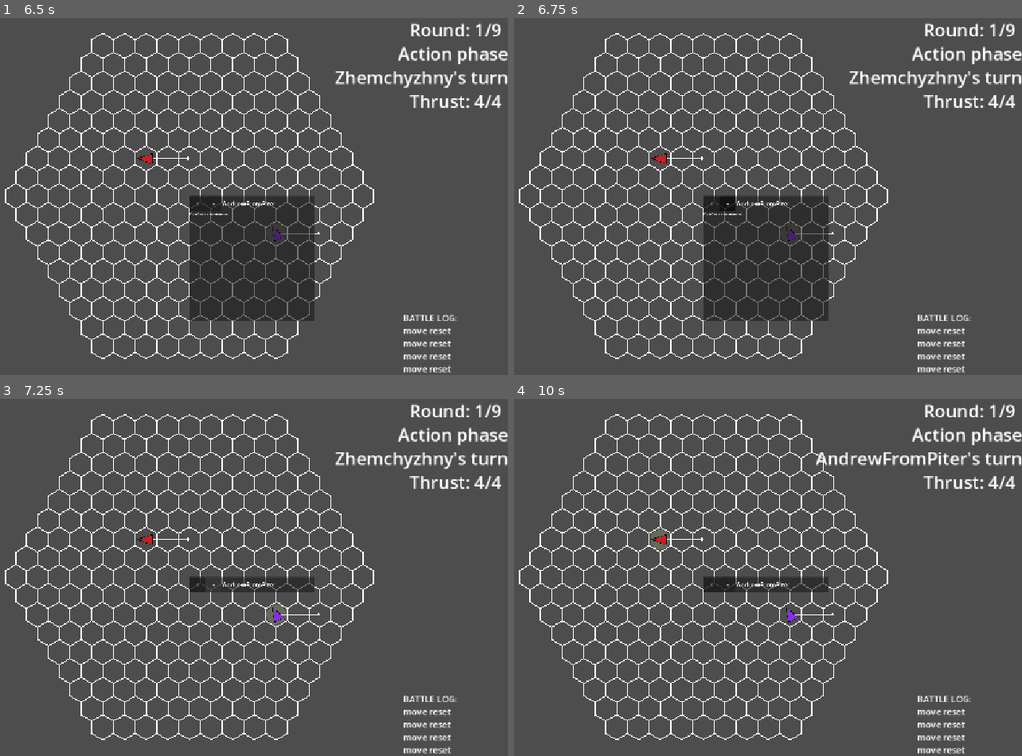
Above: before the commit, frames 1-4 (two rows, left to right).
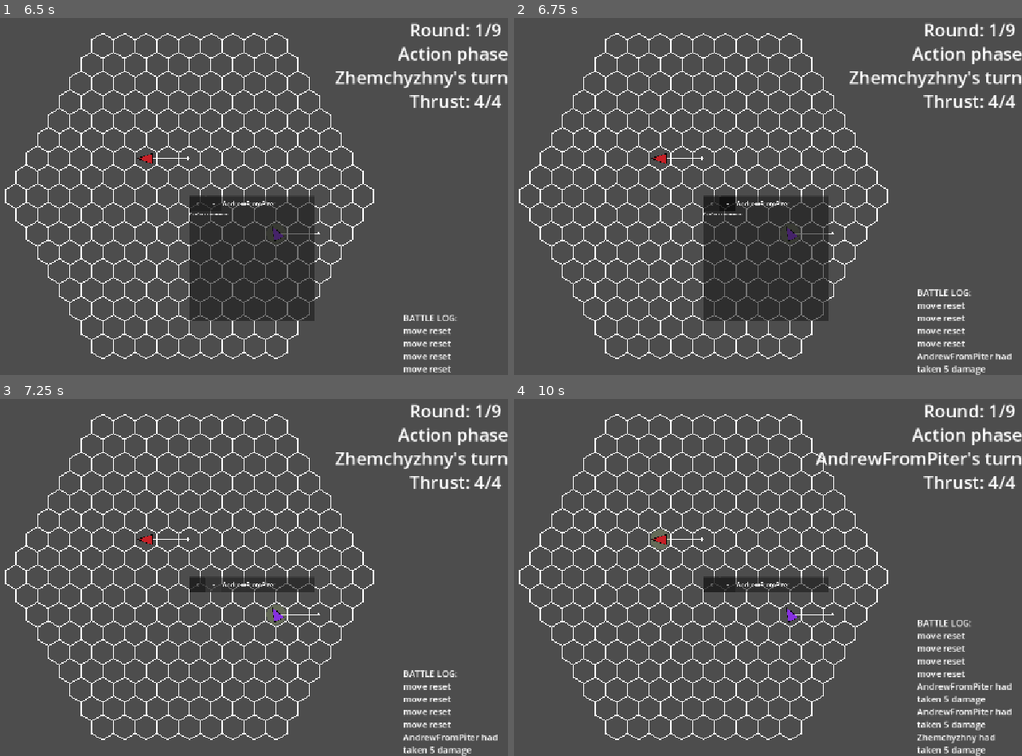
Above: after the commit, the same moments.

Repository: Idandot/Space-Arena
Game: Godot game, scene res://Base Class/Arena.tscn
Same seed, same stepped clock (60 frames per second), same inputs: the game is played once before the commit and once after it.
Inputs (mouse positions are in pixels of both pictures, inside the frame that each line leads up to):
- Up to frame 1 (6.5 s): tap Enter (end_turn) at 0.5, 5.1 s; drag from (254, 232) to (15, 196) at 0.52 s; click "--" at 1.25 s; click "X" at 2 s; tap Backspace (reset_move) every 0.75 s from 2.75 to 5 s; drag from (121, 157) to (15, 196) at 2.77 s; move the mouse to (254, 117) at 3.52 s; hold Right (turn_right) 3.53-4.25 s; tap Space (fire) at 3.6, 5.3 s; click (254, 117) at 3.67 s; drag from (157, 267) to (25, 214) at 4.27 s; move the mouse to (381, 250) at 5.02 s; hold Left (turn_left) 5.03-5.75 s; click (381, 250) at 5.17 s; drag from (outside the picture) to (60, 271) at 5.77 s
- Up to frame 2 (6.75 s): tap Backspace (reset_move) at 6.5 s; move the mouse to (737, 196) at 6.52 s; hold Down (brake) from 6.53 s (still down); tap Space (fire) at 6.6 s; click (737, 196) at 6.67 s
- Up to frame 3 (7.25 s): keep holding Down (brake)
- Up to frame 4 (10 s): release Down (brake) at 7.25 s; drag from (605, 488) to (564, 634) at 7.27 s; move the mouse to (844, 559) at 8.02 s; hold Up (accelerate) 8.03-8.75 s; tap Space (fire) at 8.1, 9.8 s; click (844, 559) at 8.17 s; drag from (574, 595) to (595, 688) at 8.77 s; move the mouse to (768, 498) at 9.52 s; hold Down (brake) from 9.53 s (still down); tap Enter (end_turn) at 9.6 s; click (768, 498) at 9.67 s

Frame 1 is identical in both runs. In frame 2, 0.7% of the frame differs, in the area x 79-98%, y 75-100%; in frame 3, 0.7%; in frame 4, 1.6%, in the area x 79-98%, y 61-100%.

Commit message:
0.1.6.10 Firing

Diff:
--- a/Autoload Class/TurnManager.gd
+++ b/Autoload Class/TurnManager.gd
@@ -3,7 +3,6 @@
 @export var physics_phase_duration: float = 0.5
 
 var _starting_actors: Array[Actor] = []
-var _alive_actors: Array[Actor] = []
 var _phase_queue: Array[Actor] = []
 var _current_actor: Actor
 var _current_round := 0
@@ -14,6 +13,11 @@
 		return current_game_state
 	set(value):
 		current_game_state = value
+var alive_actors: Array[Actor] = []:
+	set(value):
+		alive_actors = value
+	get:
+		return alive_actors
 
 enum end_game_reason {ROUND_LIMIT, ALL_DEAD, LAST_STANDING, MANUAL}
 
@@ -40,7 +44,7 @@
 	_current_round = 0
 
 	_starting_actors = actors
-	_alive_actors = _starting_actors
+	alive_actors = _starting_actors
 	for actor in _starting_actors:
 		actor.turn_ended.connect(_on_turn_ended)
 		actor.killed.connect(_on_actor_killed)
@@ -75,7 +79,7 @@
 	_current_actor = null
 
 	_starting_actors = []
-	_alive_actors = []
+	alive_actors = []
 	_phase_queue = []
 
 	#Возвращаем TurnManager в изначальное состояние чтобы если что ничего не приключилось
@@ -100,8 +104,8 @@
 		end_game(end_game_reason.ROUND_LIMIT)
 		return
 
-	_alive_actors = _starting_actors.filter(func(a): return a.is_alive())
-	if _alive_actors.is_empty():
+	alive_actors = _starting_actors.filter(func(a): return a.is_alive())
+	if alive_actors.is_empty():
 		end_game(end_game_reason.ALL_DEAD)
 		return
 
@@ -165,7 +169,7 @@
 #ВСПОМОГАТЕЛЬНЫЕ МЕТОДЫ
 
 func _create_phase_queue(for_phase: Enums.game_states) -> Array[Actor]:
-	var queue = _sort_actors_by_initiative(_alive_actors, for_phase).duplicate()
+	var queue = _sort_actors_by_initiative(alive_actors, for_phase).duplicate()
 	return queue
 
 func _sort_actors_by_initiative(actors: Array[Actor], _phase: Enums.game_states) -> Array[Actor]:
--- a/Base Class/Actor.tscn
+++ b/Base Class/Actor.tscn
@@ -14,6 +14,7 @@
 [ext_resource type="Script" uid="uid://cn1diyybq86d0" path="res://Modules/EngineModule.gd" id="8_oayqi"]
 [ext_resource type="Script" uid="uid://rgkmbxhqeme2" path="res://Resources/EngineConfigs/EngineConfig.gd" id="9_0ibre"]
 [ext_resource type="Script" uid="uid://b7cgtdinx7f7p" path="res://Modules/Bulkhead.gd" id="10_6h6o8"]
+[ext_resource type="Script" uid="uid://c866xksra0t07" path="res://Base Class/health_component.gd" id="10_pkitw"]
 [ext_resource type="Script" uid="uid://ck20odycxu2yu" path="res://Modules/Weapon.gd" id="12_dwf2m"]
 
 [sub_resource type="Resource" id="Resource_cy77k"]
@@ -48,6 +49,9 @@
 
 [node name="ActorMediator" type="Node" parent="."]
 script = ExtResource("7_r3n7q")
+
+[node name="HealthComponent" type="Node" parent="."]
+script = ExtResource("10_pkitw")
 
 [node name="ShipLayout" type="Node" parent="." node_paths=PackedStringArray("ship_controller", "modules")]
 script = ExtResource("7_cy77k")
--- /dev/null
+++ b/Base Class/health_component.gd
@@ -0,0 +1,7 @@
+extends Node
+class_name HealthComponent
+
+@onready var parent: Actor = self.get_parent()
+
+func take_damage(amount: int) -> void:
+	GameEvents.log_request.emit(str(parent.display_name, " had taken ",amount, " damage"))
--- a/Modules/Weapon.gd
+++ b/Modules/Weapon.gd
@@ -1,10 +1,28 @@
 extends Module
 class_name Weapon
 
-func _fire():
-	return
+var target: Actor = null
+@export var damage: int = 5
 
 func get_available_actions() -> Array[Action]:
 	return [
-		#Action.new("weapon_fire", _fire, Enums.turn_phase.ACTION, "fire")
+		Action.new("weapon_fire", _fire, Enums.game_states.ACTION, "fire")
 	]
+
+func _fire():
+	target = _find_target()
+	if !target.has_node("HealthComponent"):
+		print("цель не может получить урон")
+		return
+	target.get_node("HealthComponent").take_damage(damage)
+
+func _find_target() -> Actor:
+	var alive_actors = TurnManager.alive_actors
+	var best_target: Actor = null
+
+	#временный код, в будущем поиск цели будет реализован более сложно
+	for actor in alive_actors:
+		if actor.display_name != parent.display_name:
+			best_target = actor
+
+	return best_target
--- a/inspection_window.gd
+++ b/inspection_window.gd
@@ -42,6 +42,7 @@
 func _on_minimize_button_pressed():
 	_is_minimized = !_is_minimized
 	body_panel.visible = !_is_minimized
+	body_panel.mouse_filter = Control.MOUSE_FILTER_PASS if _is_minimized else Control.MOUSE_FILTER_STOP
 	window_is_minimized.emit(self, _is_minimized)
 
 var drag_offset = Vector2.ZERO
Not shown: 1 places in Base Class/Actor.tscn that only renumber resources
